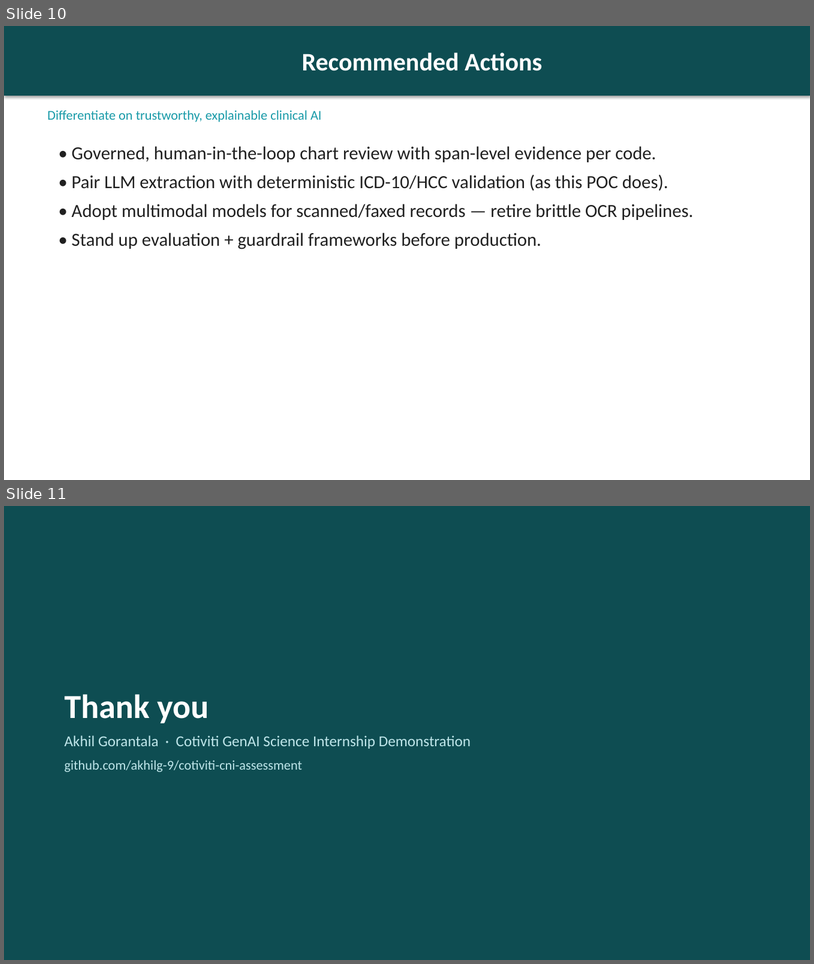
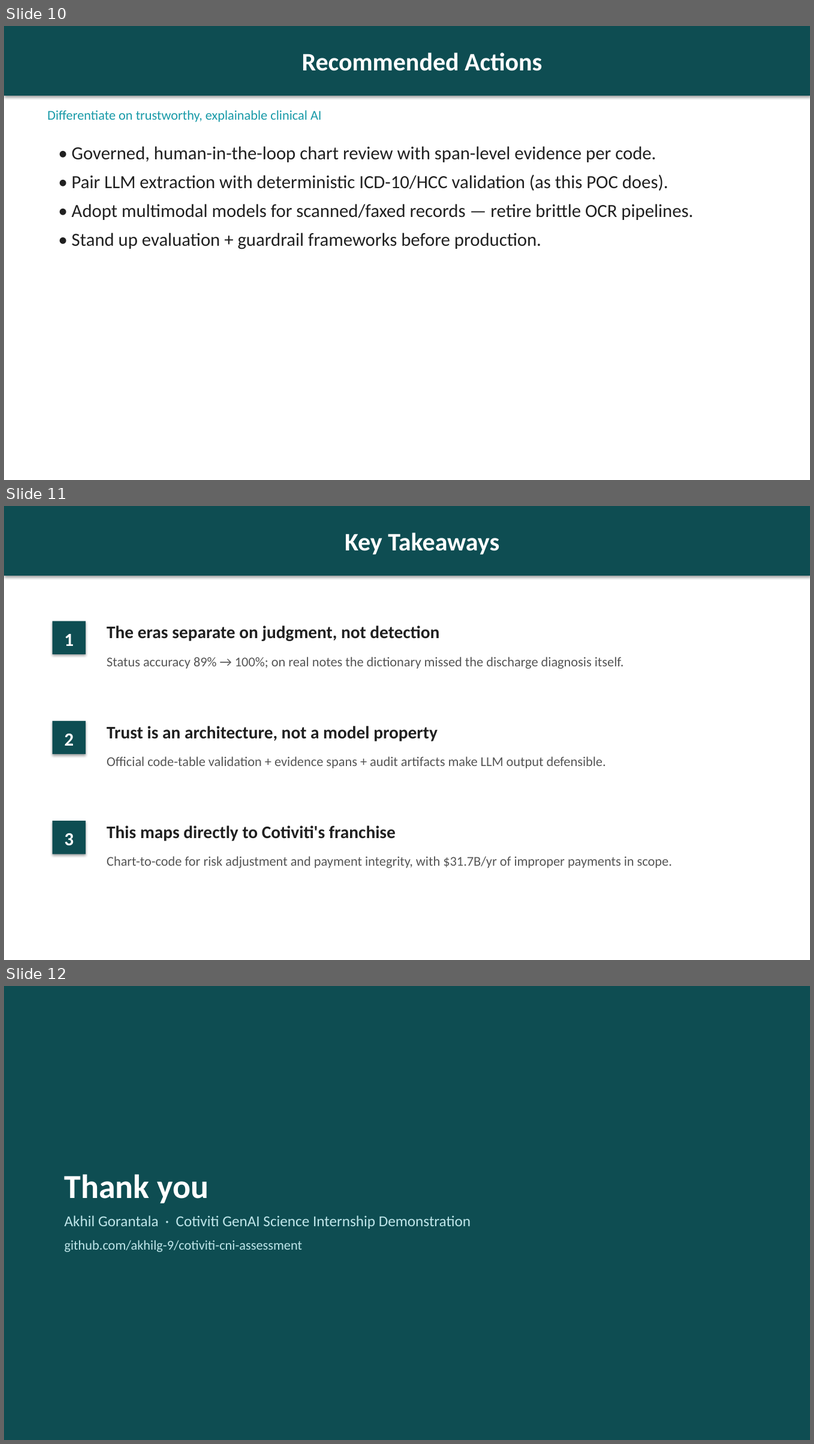
Before and after one commit to akhilg-9/cotiviti-cni-assessment, a slide deck: deliverables/slides.pptx. Shown one above the other, each under a label of ours: slides 10 and 11 before the commit, slides 10, 11 and 12 after it. The pictures are 814x964 and 814x1444 pixels, drawn with LibreOffice and Linux fonts; fonts in the diff are those of the drawing. Boxes give left, top, right and bottom in pixels: in the first picture for what was removed or moved away, otherwise in the second. Text is boxed around its words. In the diff, an @@ line names an element or a change of style, - is before the commit and + after.

Commit message:
Slide deck v3: dollar-quantified problem, architecture diagram, guardrail stat tiles, key takeaways
- Problem slide: $31.7B FY2024 Medicare FFS improper payments (CMS) alongside the ~80% stat
- POC slide: architecture diagram embedded
- Guardrails slide: stat tiles (74,719 / 97.8% / 92.1%) + code-set drift finding
- New Key Takeaways slide; 11 -> 12 slides

```diff
--- a/deliverables/slides.pptx
+++ b/deliverables/slides.pptx
@@ slide 11 added at [4, 506, 810, 960], background #FFFFFF @@
@@ rectangle added at [4, 506, 810, 576], fill #0E4D52, 30 pt, text #FFFFFF, bold @@
+Key Takeaways
@@ rectangle added at [53, 621, 86, 654], fill #0E4D52 @@
@@ text added at [107, 625, 440, 641], 21 pt, text #202020, bold @@
+The eras separate on judgment, not detection
@@ text added at [65, 634, 74, 646], 22 pt, text #FFFFFF, bold @@
+1
@@ text added at [107, 657, 624, 669], 16 pt, text #555555 @@
+Status accuracy 89% → 100%; on real notes the dictionary missed the discharge diagnosis itself.
@@ rectangle added at [53, 721, 86, 754], fill #0E4D52 @@
@@ text added at [65, 733, 74, 745], 22 pt, text #FFFFFF, bold @@
+2
@@ text added at [107, 726, 438, 741], 21 pt, text #202020, bold @@
+Trust is an architecture, not a model property
@@ text added at [107, 756, 606, 768], 16 pt, text #555555 @@
+Official code-table validation + evidence spans + audit artifacts make LLM output defensible.
@@ rectangle added at [53, 820, 86, 854], fill #0E4D52 @@
@@ text added at [107, 825, 396, 841], 21 pt, text #202020, bold @@
+This maps directly to Cotiviti's franchise
@@ text added at [65, 833, 74, 846], 22 pt, text #FFFFFF, bold @@
+3
@@ text added at [107, 856, 672, 868], 16 pt, text #555555 @@
+Chart-to-code for risk adjustment and payment integrity, with $31.7B/yr of improper payments in scope.
@@ what was slide 11 is now slide 12 @@
```
Also in this commit, not shown: 3 slides changed, 1 other file.
